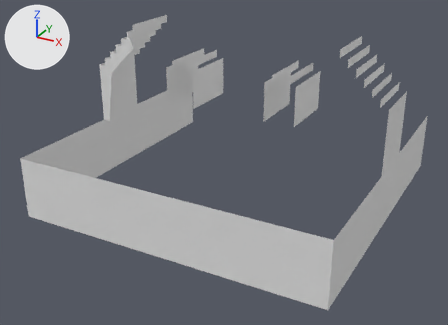
One commit to the OBJ model GenWorldGame/Assets/Voxels/Wall.obj: the scene before it, then after it.
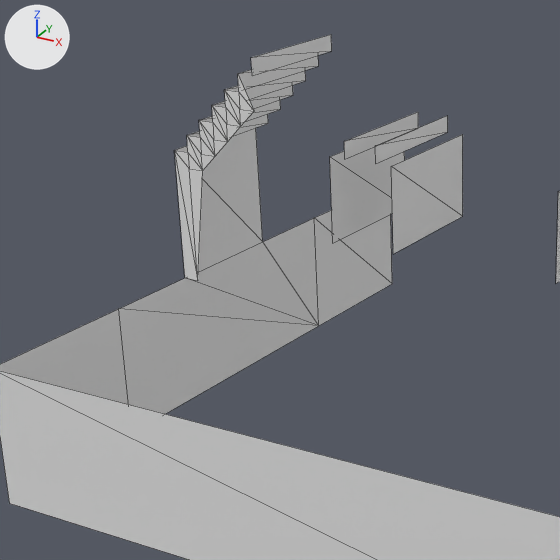
There are two pictures of each version: one whole from a camera (50 mm lens) standing at (3.53, -6.9, 3.8) and looking at (-0.08, -0.34, 0.51), one close up on the part from 5% to 59% of the width and 0% to 74% of the height. Lighting does not change. The marker at upper left points along +X, +Y and +Z. The close-ups show mesh edges as thin lines. Where no turn or scale is listed for an object, it has been applied to the vertices. Vertices at the same position are counted once.

In view in the first close-up: 'Untitled'.
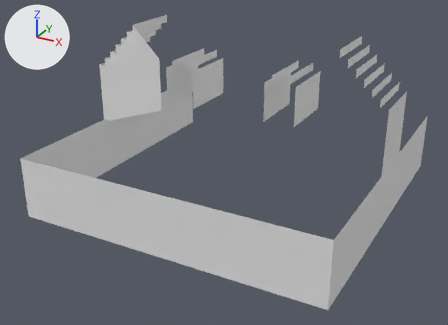
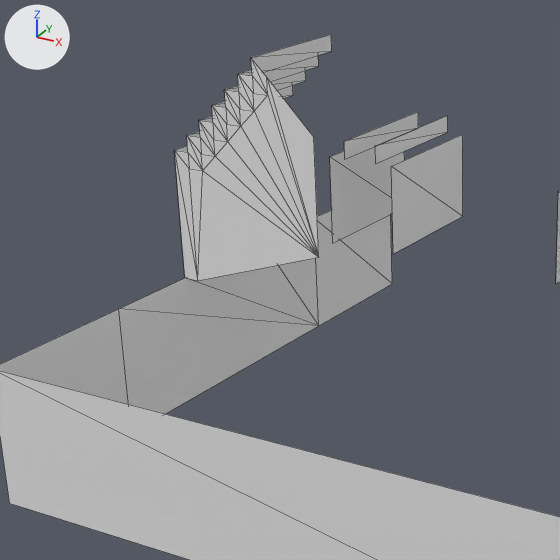
Commit message: Deleted old code

Location of each change, [x1, y1, x2, y2] in pixels of the close-ups (560 x 560 px):
part 1 of me_untitled, added: after [198, 58, 319, 281]

The change in detail:
me_untitled has 116 vertices, 88 faces and spans x -2.0..2.0, y -2.0..2.0, z 0.0..2.2.
me_untitled is used by ob_untitled; location (0.0, 0.0, 0.0).
Verts and faces of me_untitled; kept vertices keep their numbers, new ones are numbered from 116.
Before the commit, vertices of me_untitled: 30 (-1.5, -0.4, 2.1) at pixel (237, 73), 32 (-1.4, -0.4, 2.1) at pixel (252, 75), 34 (-1.4, -0.4, 2.2) at pixel (250, 57), 104 (-1.9, -0.4, 0.8) at pixel (197, 280), 106 (-1.8, -0.4, 1.5) at pixel (202, 170).
Before the commit, vertices of me_untitled: 108 (-1.7, -0.4, 1.6) at pixel (215, 156), 110 (-1.6, -0.4, 1.7) at pixel (227, 141), 112 (-1.5, -0.4, 1.8) at pixel (240, 126), 114 (-1.4, -0.4, 1.9) at pixel (254, 111), 115 (-1.4, -0.4, 2.0).
Part 1, on me_untitled:
New vertex 116 is at (-1.3, -0.4, 2.0), pixel (267, 95).
New vertex 117 is at (-1.3, -0.4, 2.1), pixel (266, 77).
New vertex 118 is at (-1.0, -0.4, 1.1), pixel (318, 257).
New vertex 119 is at (-1.0, -0.4, 1.8), pixel (313, 137).
New faces: (30, 114, 115), (30, 115, 32), (114, 116, 115), (32, 116, 34), (32, 115, 116), (34, 116, 117).
New faces: (104, 118, 106), (106, 118, 108), (116, 118, 117), (114, 118, 116), (112, 118, 114), (110, 118, 112).
New faces: (108, 118, 110), (117, 118, 119).
